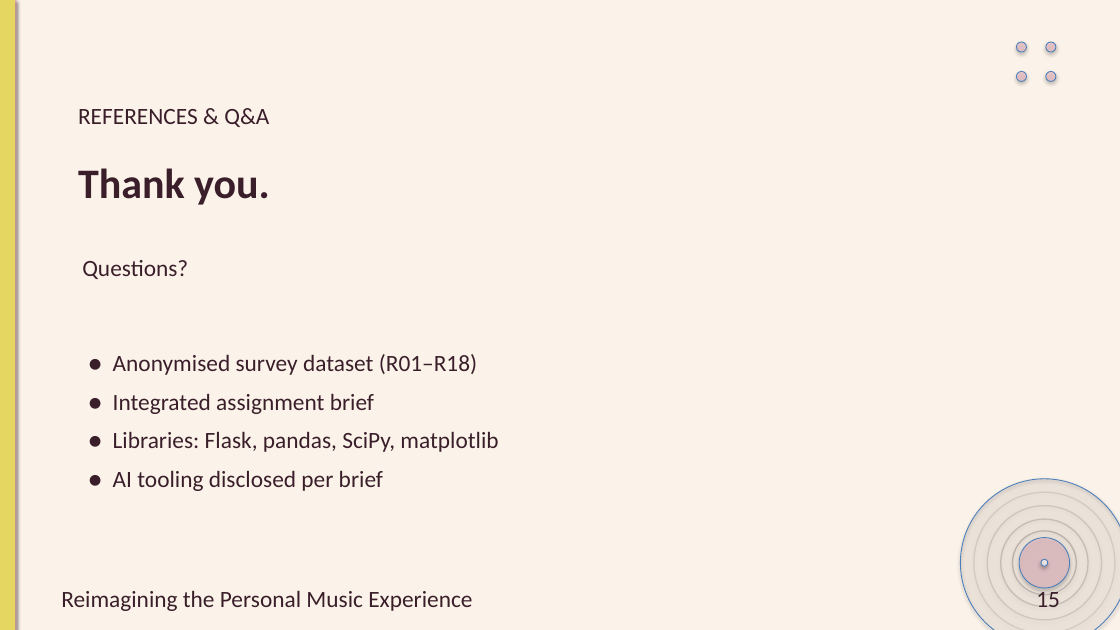
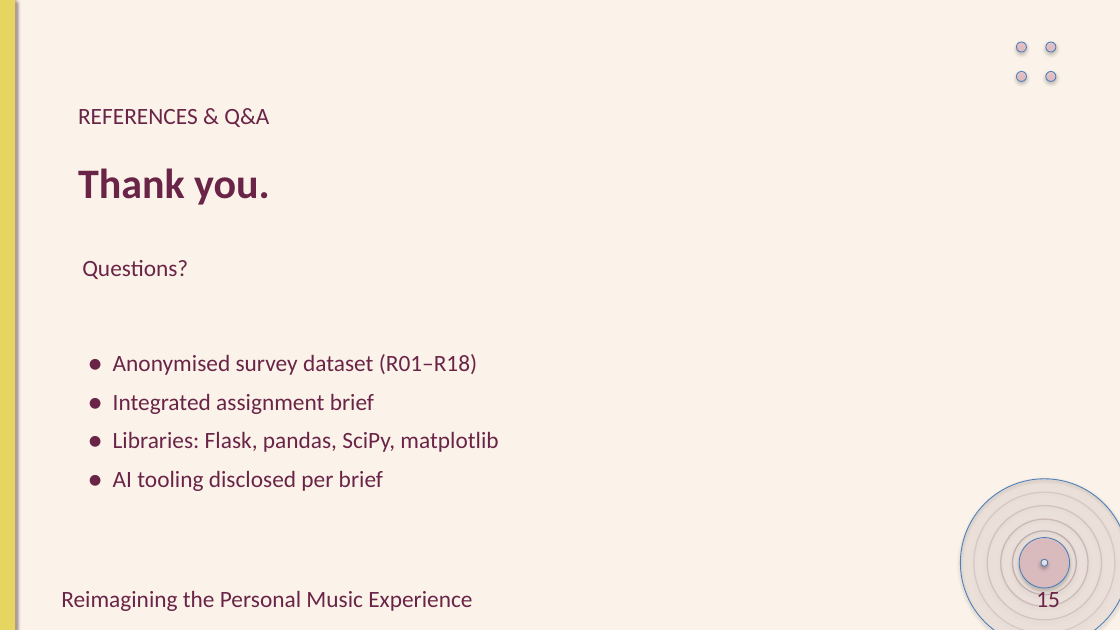
Before and after one commit to preet-kamdar/design-thinking-sem3, a slide deck: slide 15 of docs/trials/crimson_gold_tinted.pptx. Drawn at 1120x630 pixels with LibreOffice and Linux fonts; fonts in the diff are those of the drawing. Boxes give left, top, right and bottom in pixels: in the first picture for what was removed or moved away, otherwise in the second. Text is boxed around its words. In the diff, an @@ line names an element or a change of style, - is before the commit and + after.

```diff
--- a/docs/trials/crimson_gold_tinted.pptx
+++ b/docs/trials/crimson_gold_tinted.pptx
@@ ellipse at [960, 479, 1120, 630]: fill #2A1820 at 6% opacity to #3D1029 at 6% opacity @@
@@ outline #2A1820 1.1 pt to #3D1029 1.1 pt in 4 elements at [974, 492, 1115, 630], [987, 506, 1102, 620], [1001, 519, 1088, 607], [1012, 531, 1076, 595] @@
@@ text colour #3A1F2B to #6A2447 in 6 elements at [78, 108, 269, 127], [78, 168, 270, 205], [82, 260, 188, 279], [113, 354, 498, 491], [61, 590, 472, 611], [1036, 588, 1060, 607] @@
```
Also in this commit, not shown: 14 other slides changed, 6 other files.
